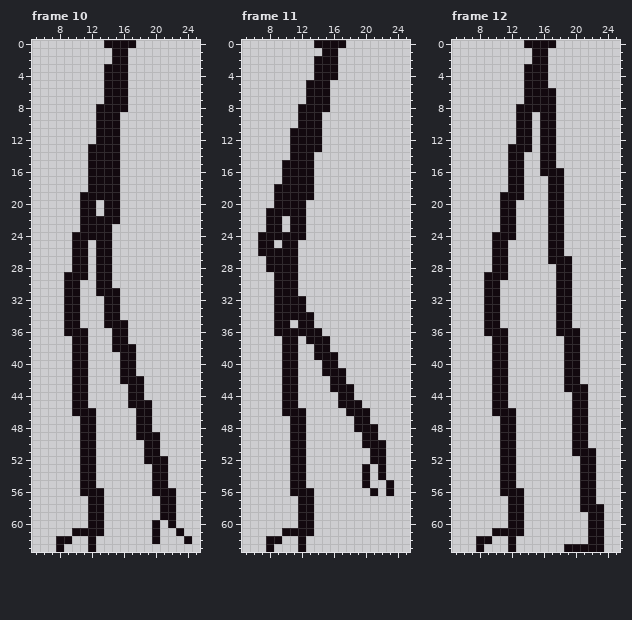
Pixel-art file: ProjectFiles/Assets/Art/Animations/Legs/Idle/legsBottomIdle.aseprite. The picture above is the old version.
32x64 pixels, 15 frames. Shown: frame 10: x 5..25, y 0..63; frame 11: x 5..25, y 0..63; frame 12: x 5..25, y 0..63. The commit also changed other frames, which this record leaves out.
After the commit:
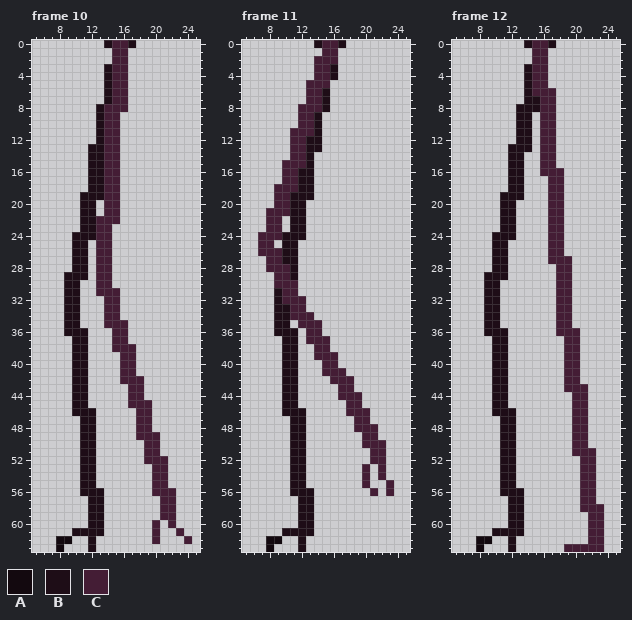
Palette (. is transparent): A #13090f  B #1e0d17  C #441d35
From the commit log: Recolor legs (bottom) idle animation to match moving
From old to new:
Changed rows in their new state; - is an unchanged pixel.
Frame 10:
first column x 9:
 0 -----BCCB-------
 1 ------CC--------
 2 ------CC--------
 3 -----BCC--------
 4 -----BCC--------
 5 -----BCC--------
 6 -----BCC--------
 7 -----BCC--------
 8 ----BCCC--------
 9 ----BCC---------
10 ----BCC---------
11 ----BCC---------
12 ----BCC---------
13 ---BBCC---------
14 ---BBCC---------
15 ---BBCC---------
16 ---BBCC---------
17 ---BBCC---------
18 ---BBCC---------
19 --BBBCC---------
20 --BB-CC---------
21 --BB-CC---------
22 --BBCCC---------
23 --BBCC----------
24 -BBBCC----------
25 -BB-CC----------
26 -BB-CC----------
27 -BB-CC----------
28 -BB-CC----------
29 BBB-CC----------
30 BB--CC----------
31 BB--CCC---------
32 BB---CC---------
33 BB---CC---------
34 BB---CC---------
35 BB---CCC--------
36 BBB---CC--------
37 -BB---CC--------
38 -BB---CCC-------
39 -BB----CC-------
40 -BB----CC-------
41 -BB----CC-------
42 -BB----CCC------
43 -BB-----CC------
44 -BB-----CC------
45 -BB-----CCC-----
46 -BBB-----CC-----
47 --BB-----CC-----
48 --BB-----CC-----
49 --BB-----CCC----
50 --BB------CC----
51 --BB------CC----
52 --BB------CCC---
53 --BB-------CC---
54 --BB-------CC---
55 --BB-------CC---
56 --BBB------CCC--
57 ---BB-------CC--
58 ---BB-------CC--
59 ---BB-------CC--
60 ---BB------C-C--
61 -BBBB------C--C-
62 ---B-------C---C
63 ---B------------
Frame 11:
first column x 7:
 0 -------BCCB------
 1 --------CC-------
 2 -------CCC-------
 3 -------CCB-------
 4 -------CCB-------
 5 ------CCC--------
 6 ------CCB--------
 7 ------CCB--------
 8 -----CCCB--------
 9 -----CCB---------
10 -----CCB---------
11 ----CCCB---------
12 ----CCBB---------
13 ----CCBB---------
14 ----CCB----------
15 ---CCCB----------
16 ---CCBB----------
17 ---CCBB----------
18 --CCCBB----------
19 --CCBBB----------
20 --CCBB-----------
21 -CCCBB-----------
22 -CC-BB-----------
23 -CC-BB-----------
24 CCCBBB-----------
25 CC-BB------------
26 CCCBB------------
27 -CCBB------------
28 -CCCB------------
29 --CCB------------
30 --CCC------------
31 --BCC------------
32 --BCCC-----------
33 --BBCC-----------
34 --BBCCC----------
35 --BB-CCC---------
36 --BBB.CC---------
37 ---BB-CCC--------
38 ---BB--CC--------
39 ---BB--CCC-------
40 ---BB---CC-------
41 ---BB---CCC------
42 ---BB----CCC-----
43 ---BB----.CC-----
44 ---BB-----CCC----
45 ---BB-----.CC----
46 ---BBB-----CCC---
47 ----BB------CC---
48 ----BB------CCC--
49 ----BB-------CC--
50 ----BB-------CCC-
51 ----BB--------CC-
52 ----BB--------CC-
53 ----BB-------C-C-
54 ----BB-------C-C-
55 ----BB-------C--C
56 ----BBB-------C-C
57 -----BB----------
58 -----BB----------
59 -----BB----------
60 -----BB----------
61 ---BBBB----------
62 -----B-----------
63 -----B-----------
Frame 12:
first column x 9:
 0 -----BCCB------
 1 ------CC-------
 2 ------CC-------
 3 -----BCC-------
 4 -----BCC-------
 5 -----BCC-------
 6 -----BCCC------
 7 -----BBCC------
 8 ----BBBCC------
 9 ----BB-CC------
10 ----BB-CC------
11 ----BB-CC------
12 ----BB-CC------
13 ---BBB-CC------
14 ---BB--CC------
15 ---BB--CC------
16 ---BB--CCC-----
17 ---BB---CC-----
18 ---BB---CC-----
19 --BBB---CC-----
20 --BB----CC-----
21 --BB----CC-----
22 --BB----CC-----
23 --BB----CC-----
24 -BBB----CC-----
25 -BB-----CC-----
26 -BB-----CC-----
27 -BB-----CCC----
28 -BB------CC----
29 BBB------CC----
30 BB-------CC----
31 BB-------CC----
32 BB-------CC----
33 BB-------CC----
34 BB-------CC----
35 BB-------CC----
36 BBB------CCC---
37 -BB-------CC---
38 -BB-------CC---
39 -BB-------CC---
40 -BB-------CC---
41 -BB-------CC---
42 -BB-------CC---
43 -BB-------CCC--
44 -BB--------CC--
45 -BB--------CC--
46 -BBB-------CC--
47 --BB-------CC--
48 --BB-------CC--
49 --BB-------CC--
50 --BB-------CC--
51 --BB-------CCC-
52 --BB--------CC-
53 --BB--------CC-
54 --BB--------CC-
55 --BB--------CC-
56 --BBB-------CC-
57 ---BB-------CC-
58 ---BB-------CCC
59 ---BB--------CC
60 ---BB--------CC
61 -BBBB--------CC
62 ---B---------CC
63 ---B------CCCCC
Boxes around the changes in both pictures, in picture pixels (x1, y1, x2, y2):
changed: (64, 40, 192, 552)
changed: (258, 40, 394, 552)
changed: (484, 40, 604, 552)
